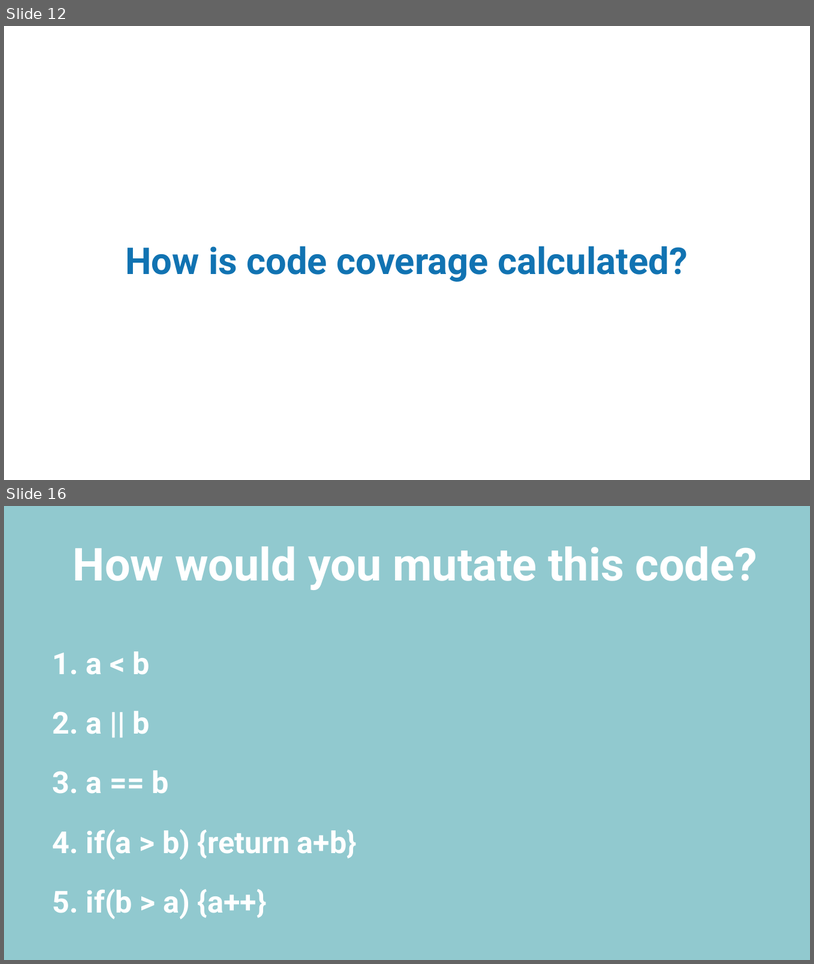
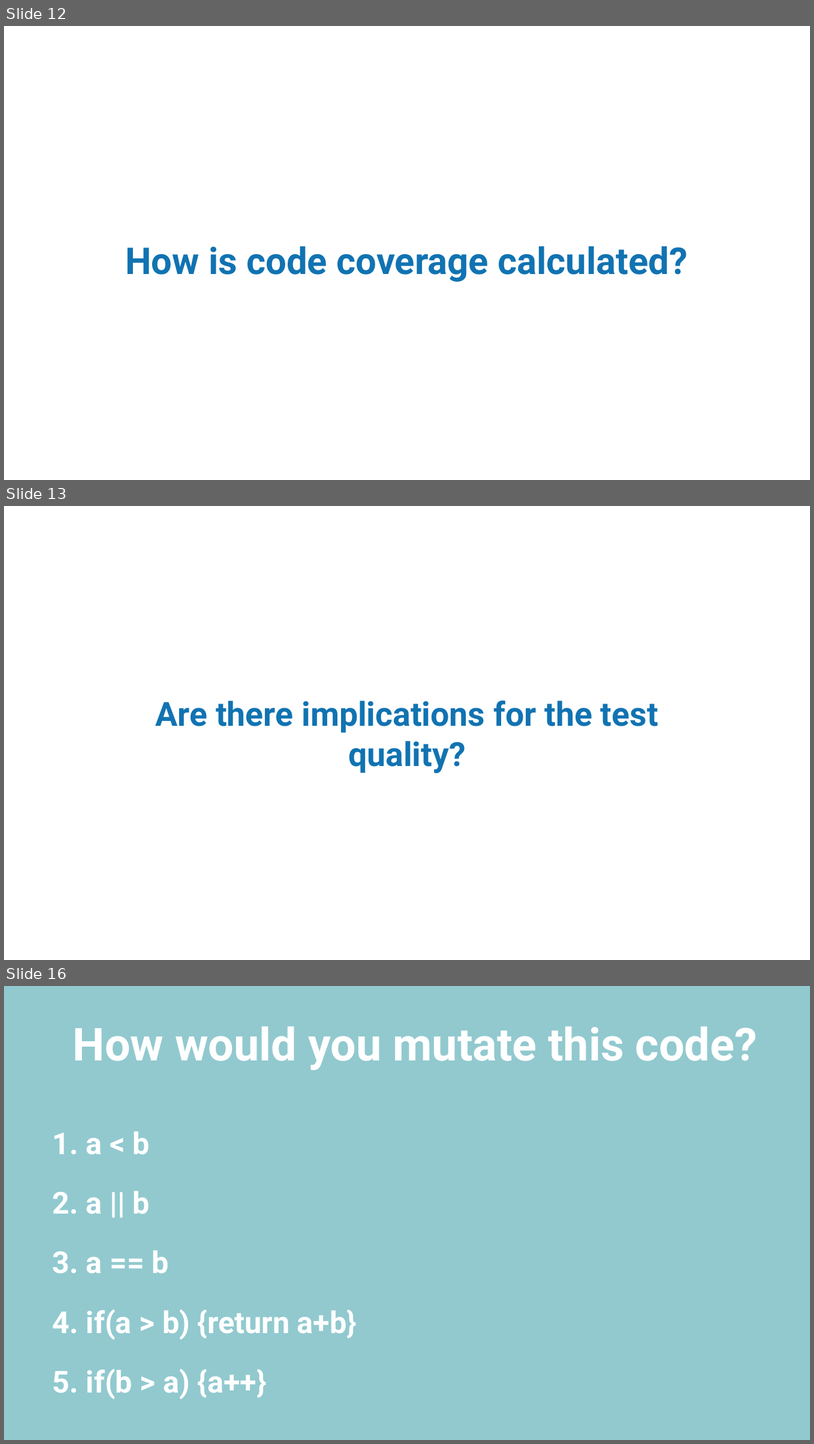
Before and after one commit to MatthewYKnowles/dev-nexus-2020, a slide deck: Who Watches the Watchmen Dev Nexus 2020.pptx. Shown one above the other, each under a label of ours: slides 12 and 16 before the commit, slides 12, 13 and 16 after it; the slides between them are not shown. The pictures are 814x964 and 814x1444 pixels, drawn with LibreOffice and Linux fonts; fonts in the diff are those of the drawing; background and template pictures are left out. Boxes give left, top, right and bottom in pixels: in the first picture for what was removed or moved away, otherwise in the second. Text is boxed around its words. In the diff, an @@ line names an element or a change of style, - is before the commit and + after.

```diff
--- a/Who Watches the Watchmen Dev Nexus 2020.pptx
+++ b/Who Watches the Watchmen Dev Nexus 2020.pptx
@@ slide 13 added at [4, 506, 810, 960], background picture (left out) @@
@@ title added at [156, 700, 659, 773], 39.6 pt, text #1173B2, bold @@
+Are there implications for the test quality?
```
Also in this commit, not shown: 8 slides changed, 1 slide removed, 1 other file.
